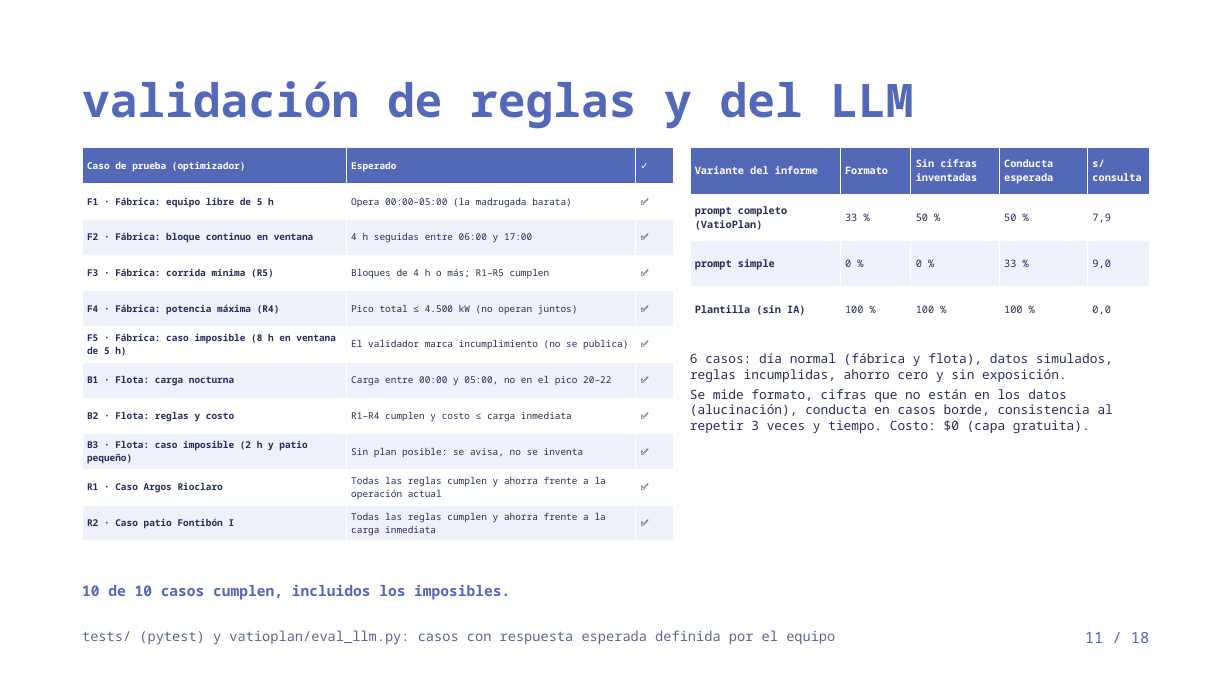
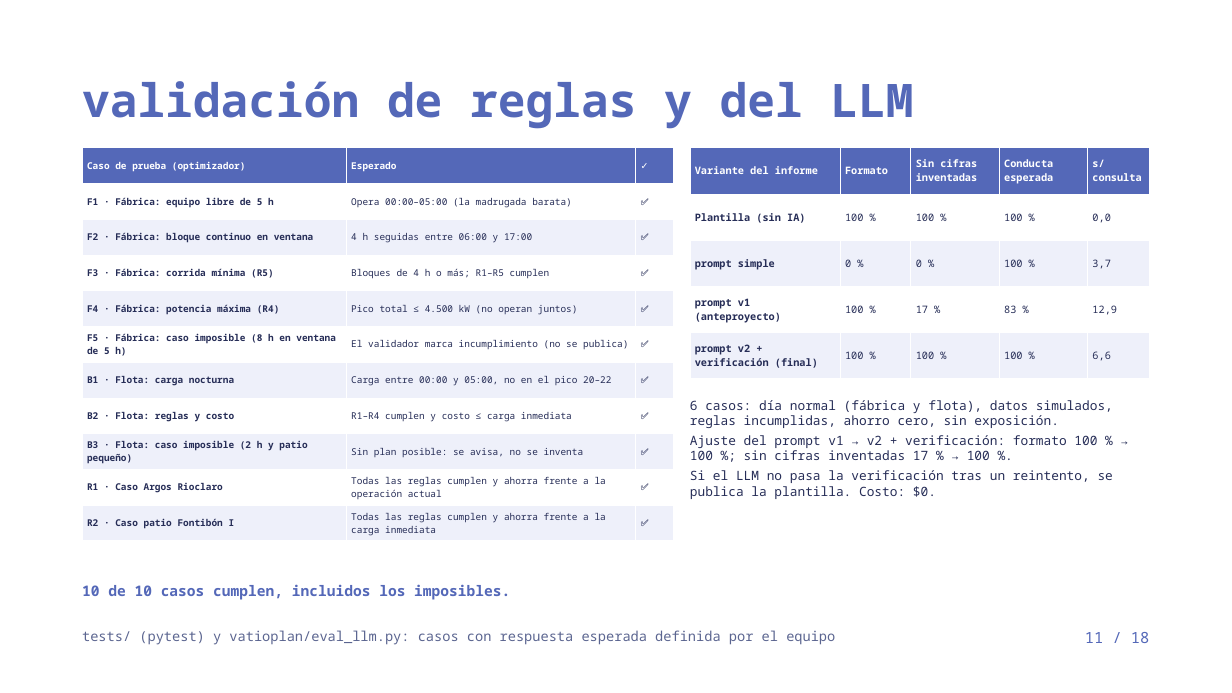
Before and after one commit to julianordonez2005/VatioPlan, a slide deck: slide 11 of entregables/VatioPlan_Proyecto_Final.pptx. Drawn at 1232x693 pixels with LibreOffice and Linux fonts; fonts in the diff are those of the drawing. Boxes give left, top, right and bottom in pixels: in the first picture for what was removed or moved away, otherwise in the second. Text is boxed around its words. In the diff, an @@ line names an element or a change of style, - is before the commit and + after.

Commit message:
Evaluación del LLM (prompt v2) y entregables finales

```diff
--- a/entregables/VatioPlan_Proyecto_Final.pptx
+++ b/entregables/VatioPlan_Proyecto_Final.pptx
@@ table at bbox=[690, 148, 1149, 379] @@
-row 2: prompt completo (VatioPlan) | 33 % | 50 % | 50 % | 7,9
-row 3: prompt simple | 0 % | 0 % | 33 % | 9,0
+row 3: prompt simple | 0 % | 0 % | 100 % | 3,7
+row 4: prompt v1 (anteproyecto) | 100 % | 17 % | 83 % | 12,9
+row 5: prompt v2 + verificación (final) | 100 % | 100 % | 100 % | 6,6
@@ text at bbox=[690, 400, 1113, 499]: text changed @@
-6 casos: día normal (fábrica y flota), datos simulados, reglas incumplidas, ahorro cero y sin exposición.
-Se mide formato, cifras que no están en los datos (alucinación), conducta en casos borde, consistencia al repetir 3 veces y tiempo. Costo: $0 (capa gratuita).
+6 casos: día normal (fábrica y flota), datos simulados, reglas incumplidas, ahorro cero, sin exposición.
+Ajuste del prompt v1 → v2 + verificación: formato 100 % → 100 %; sin cifras inventadas 17 % → 100 %.
+Si el LLM no pasa la verificación tras un reintento, se publica la plantilla. Costo: $0.
```
Also in this commit, not shown: 1 other slide changed, 7 other files.
